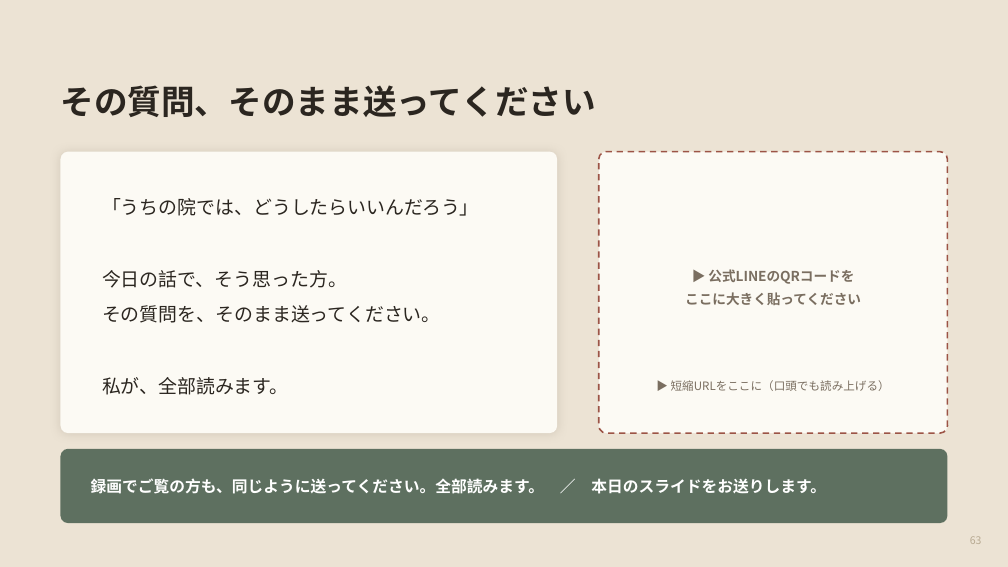
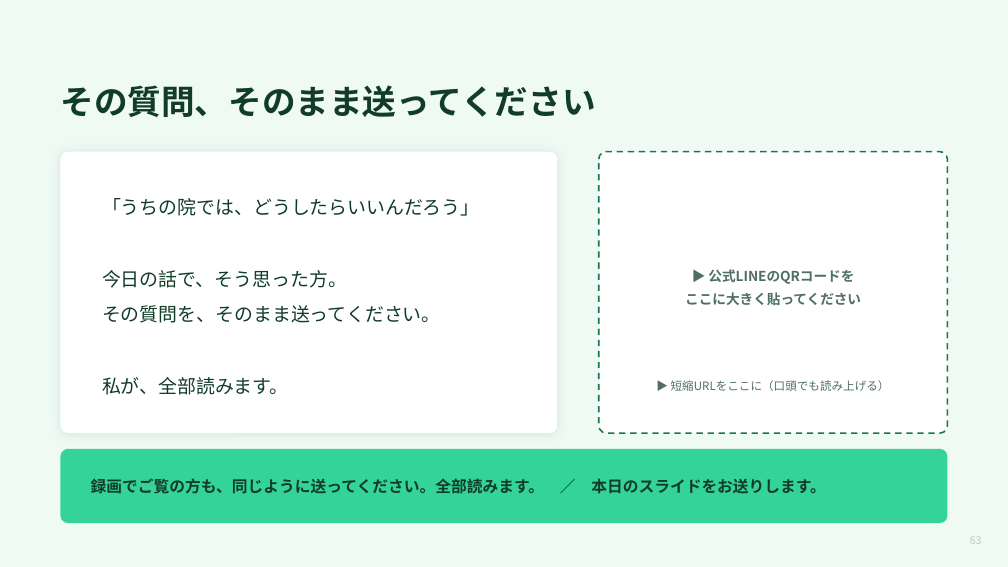
Before and after one commit to mananyon/manayonekura, a slide deck: slide 63 of docs/slides/APNET-keicho-60min.pptx. Drawn at 1008x567 pixels with LibreOffice and Linux fonts; fonts in the diff are those of the drawing. Boxes give left, top, right and bottom in pixels: in the first picture for what was removed or moved away, otherwise in the second. Text is boxed around its words. In the diff, an @@ line names an element or a change of style, - is before the commit and + after.

```diff
--- a/docs/slides/APNET-keicho-60min.pptx
+++ b/docs/slides/APNET-keicho-60min.pptx
@@ background #ECE3D4 to #F0FAF5 @@
@@ text "その質問、そのまま送ってください" at <box>60,85,595,117</box>: text colour #2B2620 to #123C2A @@
@@ rounded rectangle at <box>60,152,557,433</box>: fill #FCFAF4 to #FFFFFF; shadow changed @@
@@ rounded rectangle at <box>599,152,948,433</box>: fill #FCFAF4 to #FFFFFF; outline #9C5446 1.5 pt dashed to #17784A 1.5 pt dashed @@
@@ text "「うちの院では、どうしたらいいんだろう」" at <box>102,198,479,395</box>: text colour #2B2620 to #123C2A @@
@@ text "▶ 公式LINEのQRコードを" at <box>685,269,861,305</box>: text colour #7A6E60 to #4F6F60 @@
@@ text "▶ 短縮URLをここに（口頭でも読み上げる）" at <box>671,380,890,391</box>: text colour #7A6E60 to #4F6F60 @@
@@ rounded rectangle at <box>60,449,948,523</box>: fill #5E7060 to #34D39B @@
@@ text "録画でご覧の方も、同じように送ってください。全部読みます。 ／ 本日のスライドをお送りします。" at <box>91,478,826,494</box>: text colour #FFFFFF to #123C2A @@
@@ text "63" at <box>970,536,982,544</box>: text colour #B7A991 to #AFD2C1 @@
```
Also in this commit, not shown: 62 other slides changed, 2 other files.
